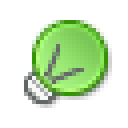
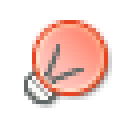
Layered file, before and after one edit (128x128). Changes by layer:
added group "red" with 2 layers above "yelow" over box(32, 20, 108, 96)
added layer "red растр копия" in group "red" over box(32, 20, 108, 96)
hid group "green" (1st of 2) (2 layers) over box(32, 20, 108, 96)
